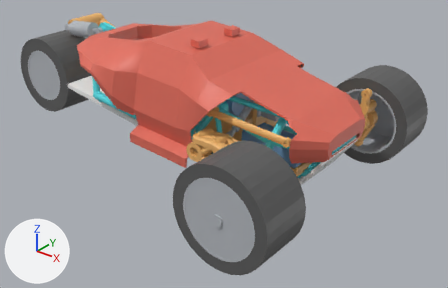
The glTF model ws02/skin_fit_out/WS03_skin_fit_assembly.glb: old version first, new version second.
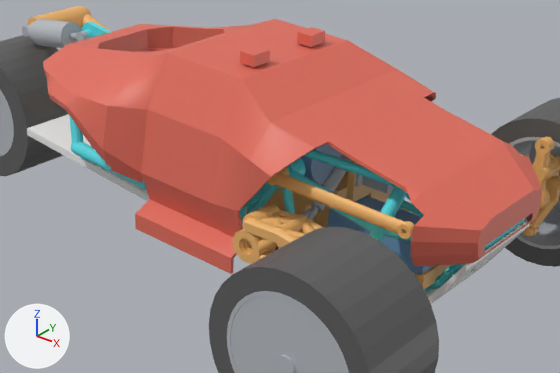
Old and new are each drawn whole from a 50 mm lens placed at (532.0, -548.0, 368.0), pointed at (78.0, 20.0, 16.0) and again close up on the part from 12% to 84% of the width and 3% to 78% of the height. Lighting does not change. The marker at lower left points along +X, +Y and +Z. The older version's two pictures come first. Where no turn or scale is listed for an object, it has been applied to the vertices. Vertices at exactly the same position are counted once.

In view in the first close-up: 'arm_-1', 'b_battery', 'body3_front', 'body3_mid', 'body3_rear', 'mock_rear_tire_ring', 'mock_rimdisc_-1', 'mock_tire_-1', 'mock_tire_1', 'uplink_-1', 'w3_deck_tail', 'w3_frame_front' and 25 more.
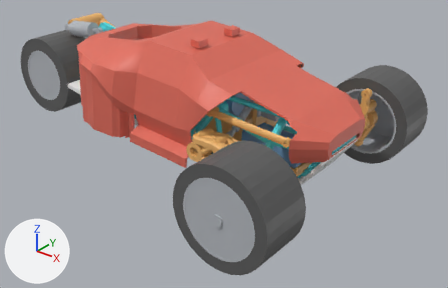
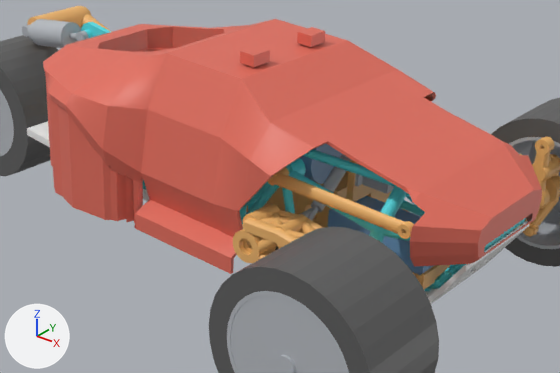
Edits to the bpy script that builds the scene:
```text
Change me_body3_mid:
    used by ob_body3_mid; location = (225.5, 0.0, 55.9)
    remove me_body3_mid.from_pydata(...)  # 5361 vertices, 10742 faces; spans x -259.0..-199.0, y -101.0..101.0, z 18.0..106.0
    add me_body3_mid.from_pydata(...)  # 5860 vertices, 11816 faces; spans x -265.0..-199.0, y -101.0..101.0, z -14.0..106.0
    me_body3_mid part 1: 160 vertices moved within x -258.0..-199.0, y -98.0..97.0, z 18.0..101.0; 24 vertices removed from x -259.0..-222.0, y -97.0..97.0, z 25.0..66.0; 523 vertices added at x -265.0..-208.0, y -97.0..98.0, z -14.0..74.0
Change me_body3_rear:
    used by ob_body3_rear; location = (225.5, 0.0, 55.9)
    remove me_body3_rear.from_pydata(...)  # 1389 vertices, 2782 faces; spans x -325.0..-258.0, y -100.0..100.0, z 65.0..93.0
    add me_body3_rear.from_pydata(...)  # 3365 vertices, 6750 faces; spans x -330.0..-258.0, y -100.0..100.0, z -11.0..93.0
    me_body3_rear part 2: 13 vertices moved within x -323.0..-259.0, y -99.0..-36.0, z 66.0..85.0; 14 vertices removed from x -325.0..-279.0, y -90.0..-60.0, z 65.0..72.0; 275 vertices added at x -330.0..-259.0, y -96.0..-58.0, z -11.0..73.0
    other edits to the shape of me_body3_rear do not show in these pictures
```

What differs and where, as boxes [x1, y1, x2, y2] in the close-ups (560 x 373 px):
'body3_mid', reshaped (27% taller): before [63, 20, 270, 183]; after [63, 20, 270, 228]
'body3_rear', reshaped (113% taller): before [43, 24, 205, 109]; after [43, 24, 205, 206]
part 1 of me_body3_mid, built on (mostly hidden before): before [70, 98, 142, 183]; after [67, 98, 143, 228]
part 2 of me_body3_rear, built on: before [46, 76, 64, 109]; after [45, 75, 72, 206]
'w3_deck_tail', unchanged, covered by the edit: before [27, 114, 111, 180]; after [27, 121, 50, 147]
'w3_frame_rear', unchanged, covered by the edit: before [69, 22, 147, 190]; after [81, 22, 147, 190]
